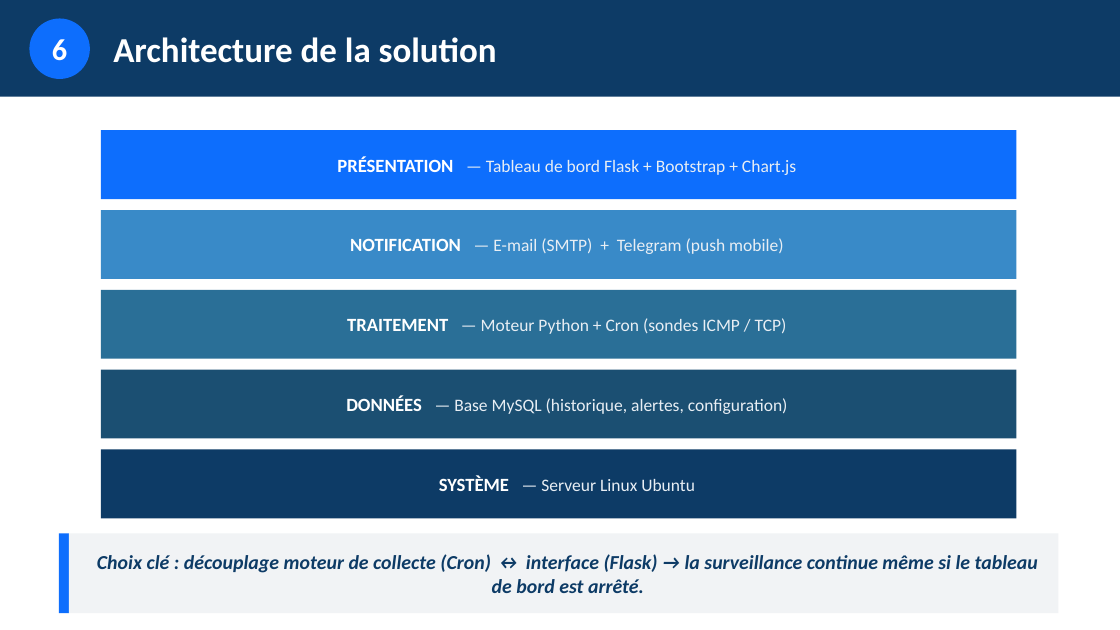
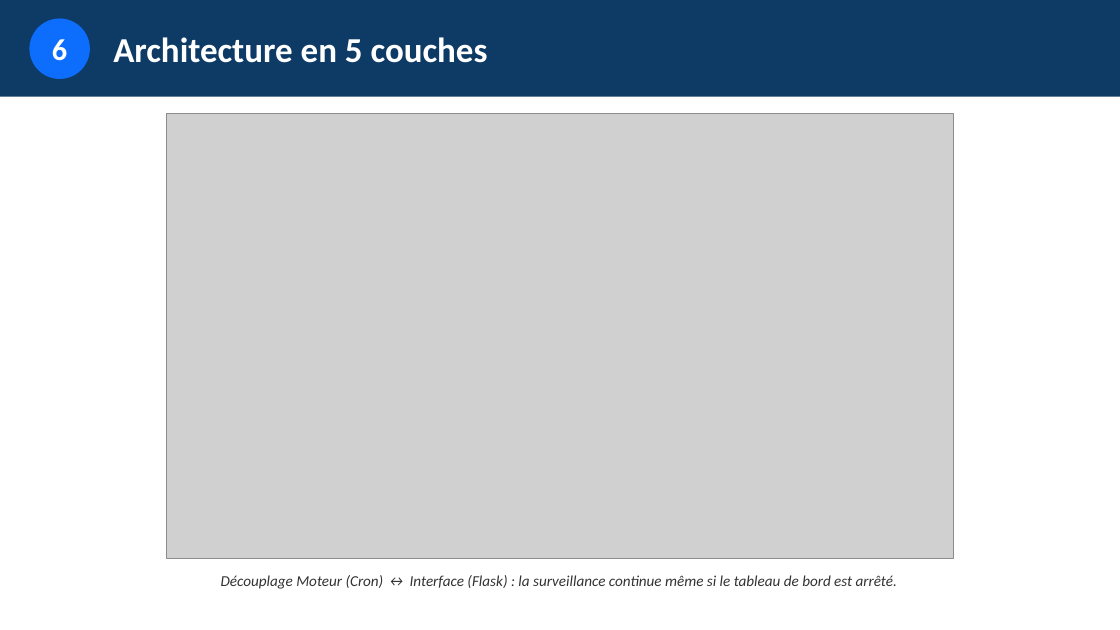
Before and after one commit to esperanceykouassi-bit/Supervision-reseau, a slide deck: slide 13 of soutenance/presentation-projet.pptx. Drawn at 1120x630 pixels with LibreOffice and Linux fonts; fonts in the diff are those of the drawing; grey boxes stand for pictures. Boxes give left, top, right and bottom in pixels: in the first picture for what was removed or moved away, otherwise in the second. Text is boxed around its words. In the diff, an @@ line names an element or a change of style, - is before the commit and + after.

```diff
--- a/soutenance/presentation-projet.pptx
+++ b/soutenance/presentation-projet.pptx
@@ text at (113,37,488,63): text changed @@
-Architecture de la solution
+Architecture en 5 couches
@@ picture added at (167,113,954,559) @@
@@ rectangle removed at (101,130,1017,199) @@
-PRÉSENTATION — Tableau de bord Flask + Bootstrap + Chart.js
@@ rectangle removed at (101,210,1017,279) @@
-NOTIFICATION — E-mail (SMTP) + Telegram (push mobile)
@@ rectangle removed at (101,290,1017,359) @@
-TRAITEMENT — Moteur Python + Cron (sondes ICMP / TCP)
@@ rectangle removed at (101,370,1017,439) @@
-DONNÉES — Base MySQL (historique, alertes, configuration)
@@ rectangle removed at (101,450,1017,518) @@
-SYSTÈME — Serveur Linux Ubuntu
@@ rectangle removed at (59,534,69,613) @@
@@ text "Découplage Moteur (Cron) ↔ Interface ...": place and size @@
-text "Découplage Moteur (Cron) ↔ Interface ..." at (69,534,1059,613)
+text "Découplage Moteur (Cron) ↔ Interface ..." at (221,575,897,589)
@@ text "Découplage Moteur (Cron) ↔ Interface ..." at (221,575,897,589): vertical alignment middle to top; fill #F1F3F5 to none @@
@@ text at (221,575,897,589): text changed; size 17 to 13 pt; text colour #0D3B66 to #333333; bold off @@
-Choix clé : découplage moteur de collecte (Cron) ↔ interface (Flask) → la surveillance continue même si le tableau de bord est arrêté.
+Découplage Moteur (Cron) ↔ Interface (Flask) : la surveillance continue même si le tableau de bord est arrêté.
```
Also in this commit, not shown: 11 slides added, 19 other files.
